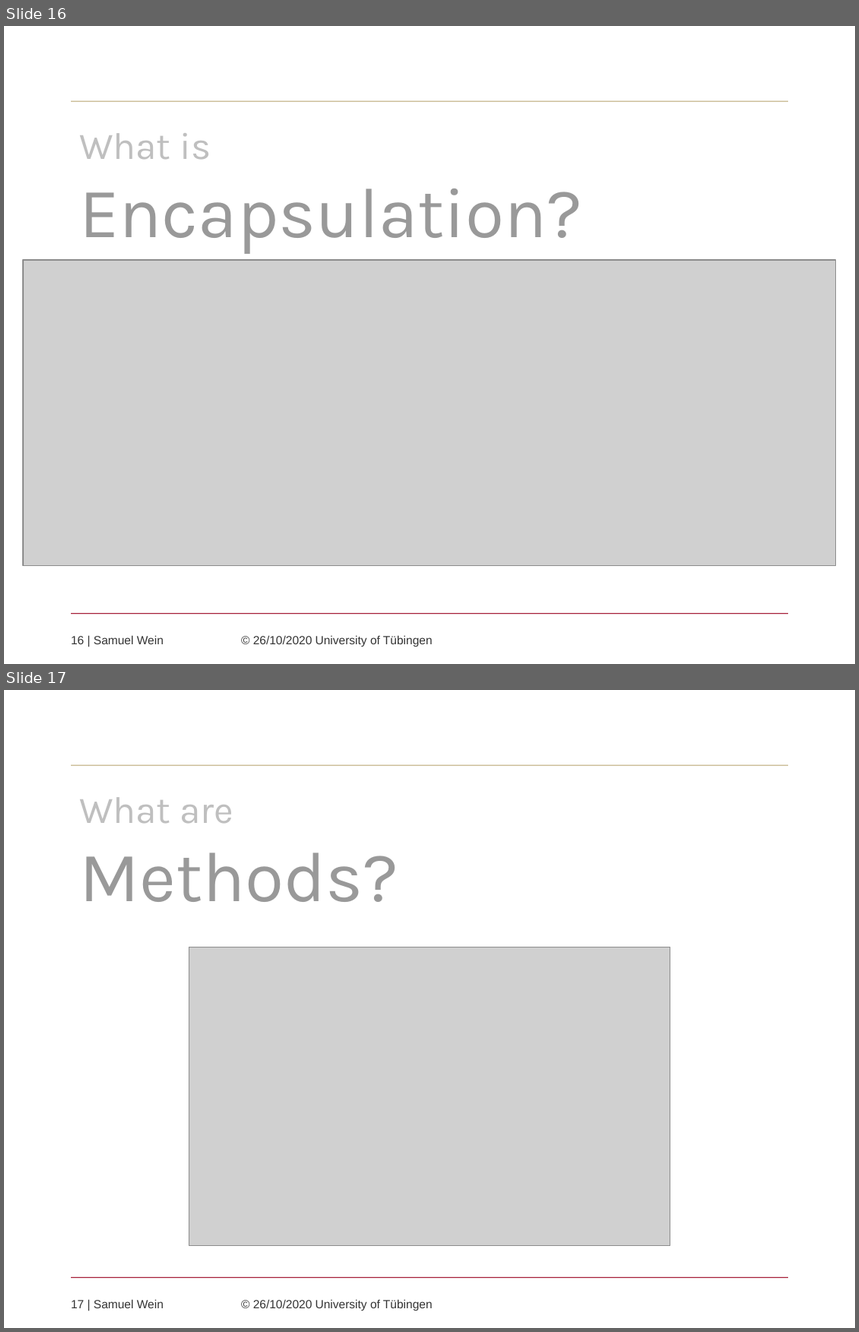
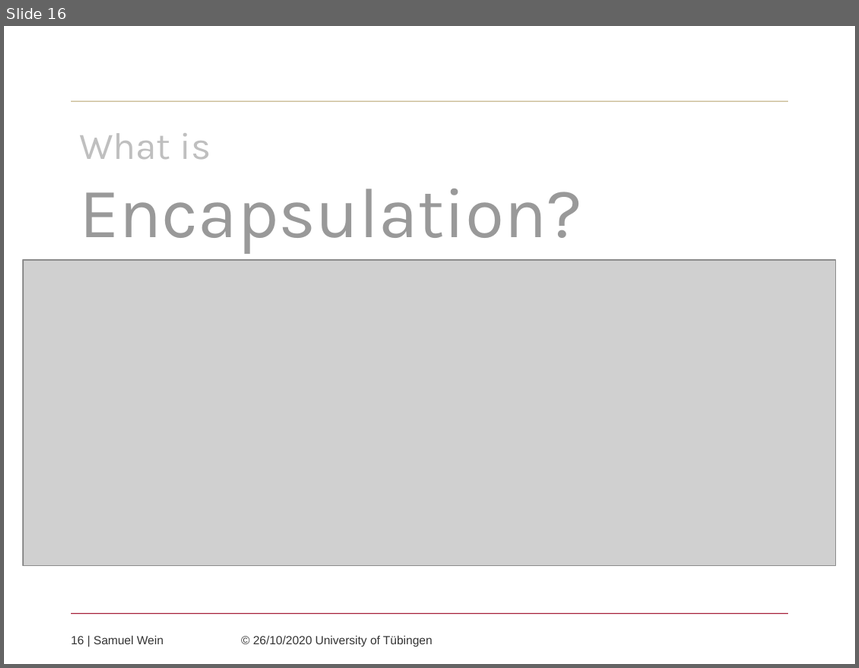
Before and after one commit to SNE4K3R/python_oop, a slide deck: slides/python_oop_introduction.pptx. Shown one above the other, each under a label of ours: slides 16 and 17 before the commit, slide 16 after it. The pictures are 859x1332 and 859x668 pixels, drawn with LibreOffice and Linux fonts; fonts in the diff are those of the drawing; grey boxes stand for pictures; background and template pictures are left out. Boxes give left, top, right and bottom in pixels: in the first picture for what was removed or moved away, otherwise in the second. Text is boxed around its words. In the diff, an @@ line names an element or a change of style, - is before the commit and + after.

```diff
--- a/slides/python_oop_introduction.pptx
+++ b/slides/python_oop_introduction.pptx
@@ slide 17 removed at (x1=4, y1=690, x2=855, y2=1328), background #FFFFFF; not listed: 2 template elements that a slide beside it also shows @@
@@ text removed at (x1=79, y1=797, x2=398, y2=902) @@
-What are
-Methods?
@@ picture removed at (x1=189, y1=947, x2=670, y2=1246) @@
@@ text removed at (x1=71, y1=1300, x2=433, y2=1311) @@
-17 | Samuel Wein © 26/10/2020 University of Tübingen
```
Also in this commit, not shown: 1 other file.
